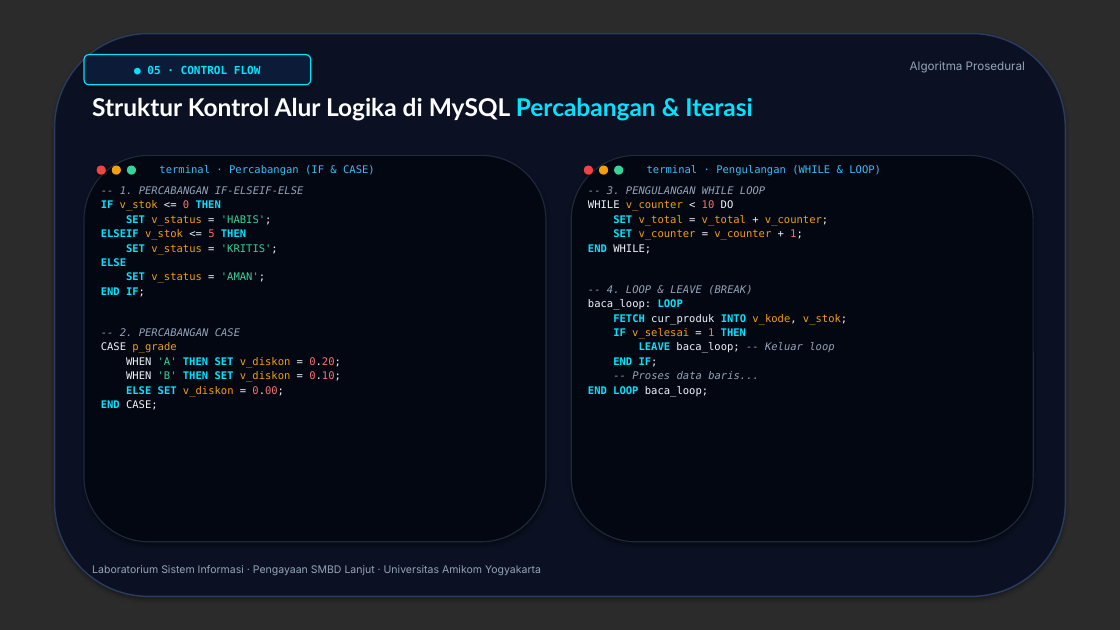
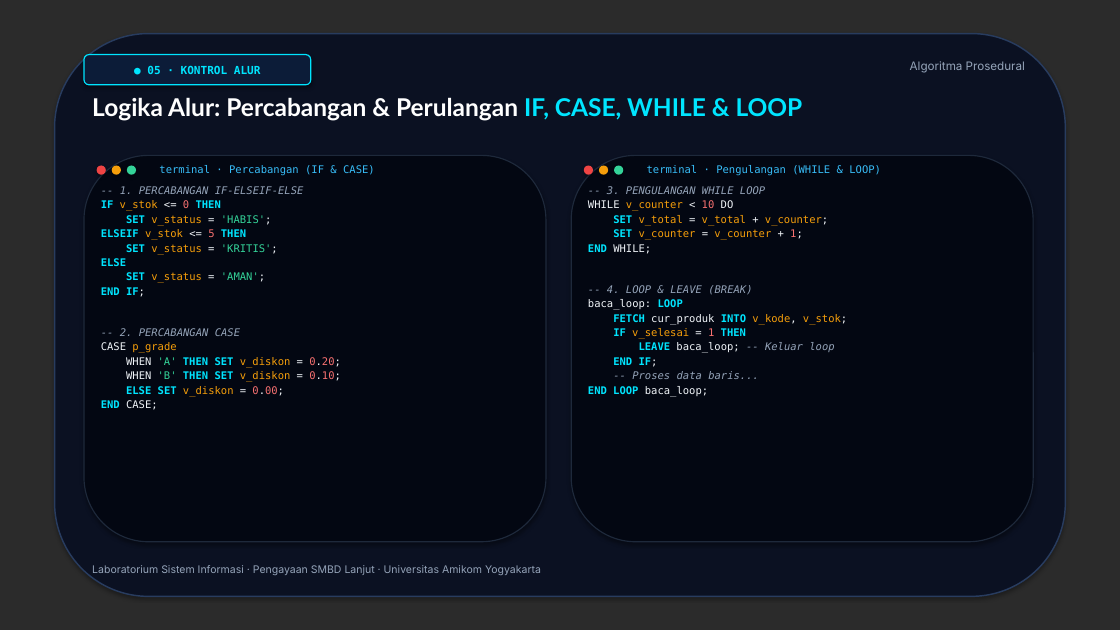
Before and after one commit to litelmurpi/smbdl-asprak, a slide deck: slide 6 of presentations/Materi_Pengayaan_Stored_Procedure_UDF_Cursor.pptx. Drawn at 1120x630 pixels with LibreOffice and Linux fonts; fonts in the diff are those of the drawing; background and template pictures are left out; a plain dark background stands for a picture behind light text. Boxes give left, top, right and bottom in pixels: in the first picture for what was removed or moved away, otherwise in the second. Text is boxed around its words. In the diff, an @@ line names an element or a change of style, - is before the commit and + after.

```diff
--- a/presentations/Materi_Pengayaan_Stored_Procedure_UDF_Cursor.pptx
+++ b/presentations/Materi_Pengayaan_Stored_Procedure_UDF_Cursor.pptx
@@ text in rounded rectangle at bbox=[147, 66, 261, 74]: text changed @@
-● 05 · CONTROL FLOW
+● 05 · KONTROL ALUR
@@ text at bbox=[92, 97, 803, 121]: text changed @@
-Struktur Kontrol Alur Logika di MySQL Percabangan & Iterasi
+Logika Alur: Percabangan & Perulangan IF, CASE, WHILE & LOOP
```
Also in this commit, not shown: 6 other slides changed, 11 other files.
